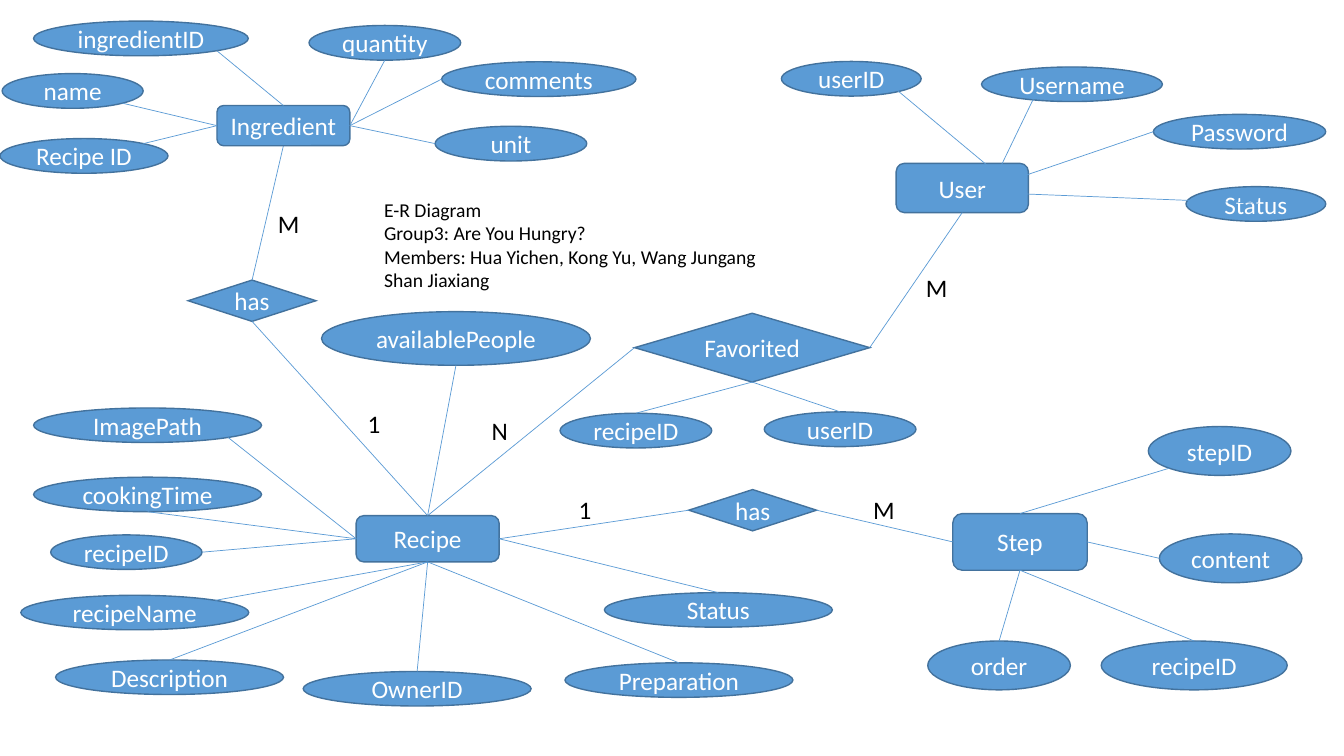
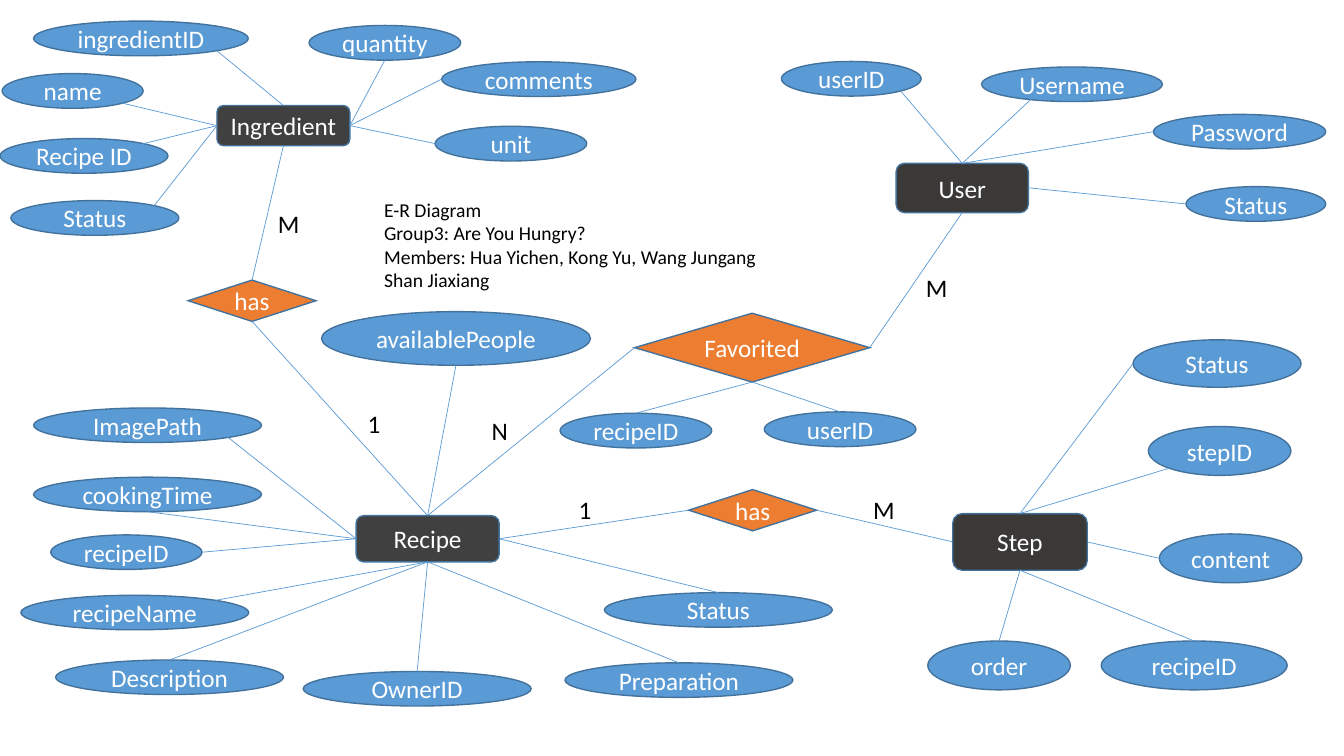
Before and after one commit to thetimeofblack/DigitalCookbook-1, a slide deck: slide 1 of design/E-R Diagram.pptx. Drawn at 1344x756 pixels with LibreOffice and Linux fonts; fonts in the diff are those of the drawing. Boxes give left, top, right and bottom in pixels: in the first picture for what was removed or moved away, otherwise in the second. Text is boxed around its words. In the diff, an @@ line names an element or a change of style, - is before the commit and + after.

```diff
--- a/design/E-R Diagram.pptx
+++ b/design/E-R Diagram.pptx
@@ rounded rectangle "Ingredient" at (x1=217, y1=106, x2=350, y2=146): fill #5B9BD5 to #404040 @@
@@ line moved from (897, 91) - (997, 173) to (901, 91) - (963, 163) @@
@@ line moved from (1035, 96) - (988, 193) to (1035, 96) - (963, 163) @@
@@ line added from (217, 126) to (154, 206), #5B9BD5 0.5 pt @@
@@ line moved from (1153, 132) - (979, 192) to (1153, 132) - (963, 163) @@
@@ rounded rectangle "User" at (x1=896, y1=163, x2=1028, y2=213): fill #5B9BD5 to #3B3838 @@
@@ ellipse added at (x1=11, y1=201, x2=179, y2=235), fill #5B9BD5, outline #43739E 1 pt, 18 pt, text #FFFFFF @@
+Status
@@ line moved from (1259, 204) - (988, 193) to (1187, 204) - (1028, 188) @@
@@ fill #5B9BD5 to #ED7D31 in 3 elements at (x1=189, y1=280, x2=317, y2=322), (x1=689, y1=490, x2=817, y2=531), (x1=635, y1=314, x2=870, y2=382) @@
@@ ellipse added at (x1=1133, y1=340, x2=1302, y2=387), fill #5B9BD5, outline #43739E 1 pt, 18 pt, text #FFFFFF @@
+Status
@@ line added from (1133, 364) to (1020, 514), #5B9BD5 0.5 pt @@
@@ rounded rectangle "Recipe" at (x1=356, y1=516, x2=499, y2=563): fill #5B9BD5 to #404040 @@
@@ rounded rectangle "Step" at (x1=953, y1=514, x2=1087, y2=571): fill #5B9BD5 to #3B3838 @@
```
Also in this commit, not shown: 9 other files.
